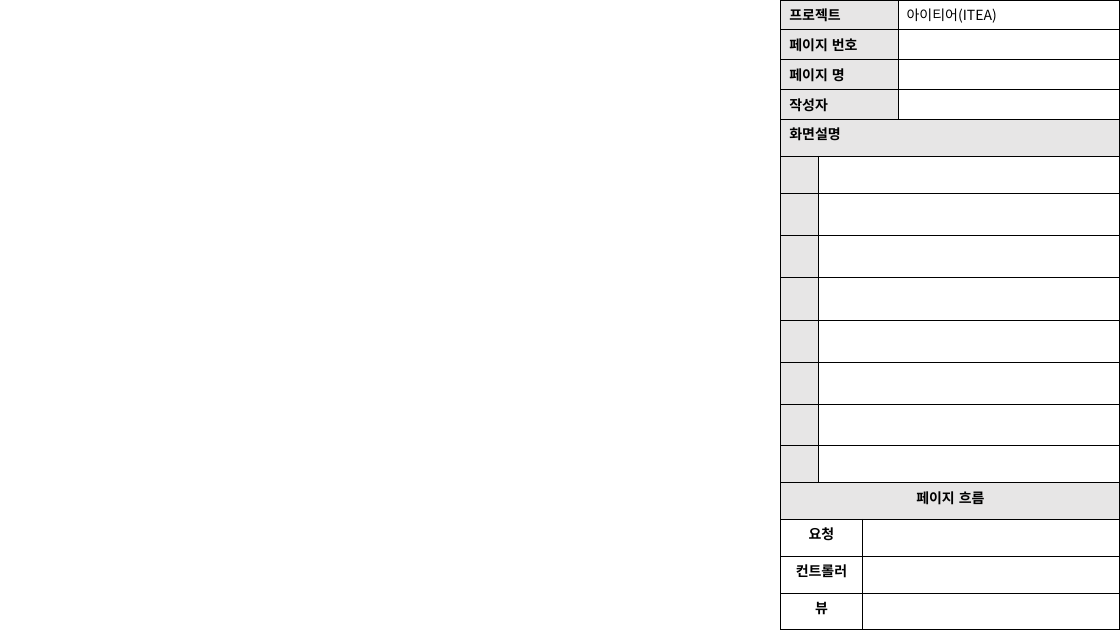
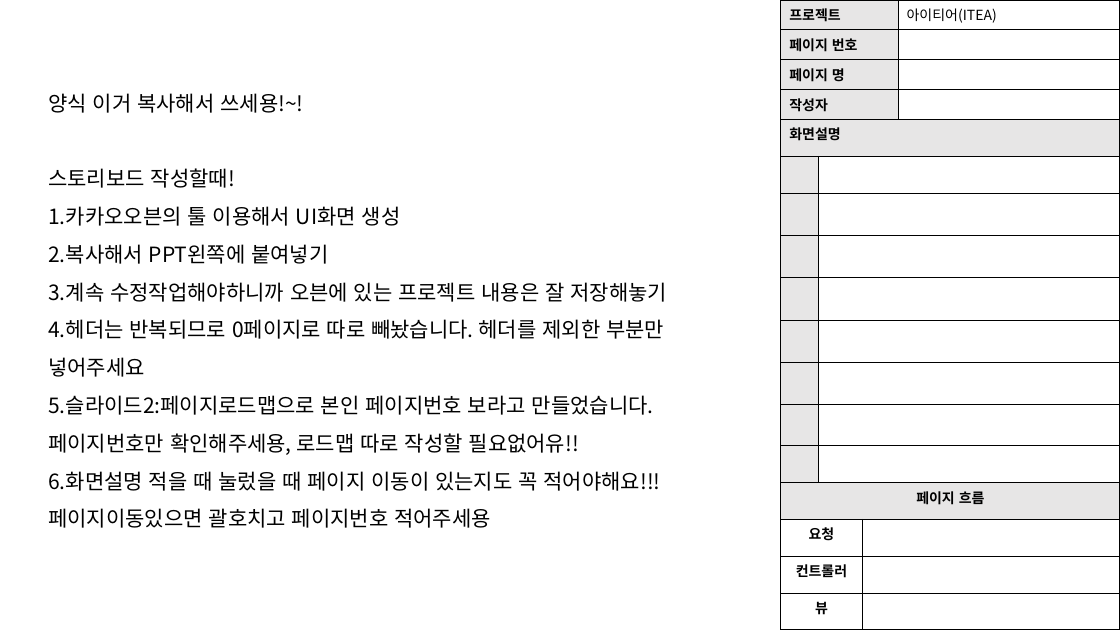
Before and after one commit to skwls2087/itea, a slide deck: slide 5 of 추가자료/스토리보드/스토리보드.pptx (slide 1 before the commit). Drawn at 1120x630 pixels with LibreOffice and Linux fonts; fonts in the diff are those of the drawing. Boxes give left, top, right and bottom in pixels: in the first picture for what was removed or moved away, otherwise in the second. Text is boxed around its words. In the diff, an @@ line names an element or a change of style, - is before the commit and + after.

```diff
--- a/추가자료/스토리보드/스토리보드.pptx
+++ b/추가자료/스토리보드/스토리보드.pptx
@@ text added at <box>48,93,668,528</box>, 18 pt, text #000000 @@
+양식 이거 복사해서 쓰세용!~!
+스토리보드 작성할때!
+1.카카오오븐의 툴 이용해서 UI화면 생성
+2.복사해서 PPT왼쪽에 붙여넣기
+3.계속 수정작업해야하니까 오븐에 있는 프로젝트 내용은 잘 저장해놓기
+4.헤더는 반복되므로 0페이지로 따로 빼놨습니다. 헤더를 제외한 부분만 넣어주세요
+5.슬라이드2:페이지로드맵으로 본인 페이지번호 보라고 만들었습니다. 페이지번호만 확인해주세용, 로드맵 따로 작성할 필요없어유!!
+6.화면설명 적을 때 눌렀을 때 페이지 이동이 있는지도 꼭 적어야해요!!! 페이지이동있으면 괄호치고 페이지번호 적어주세용
```
Also in this commit, not shown: 2 other slides changed, 16 slides removed, 23 other files.
